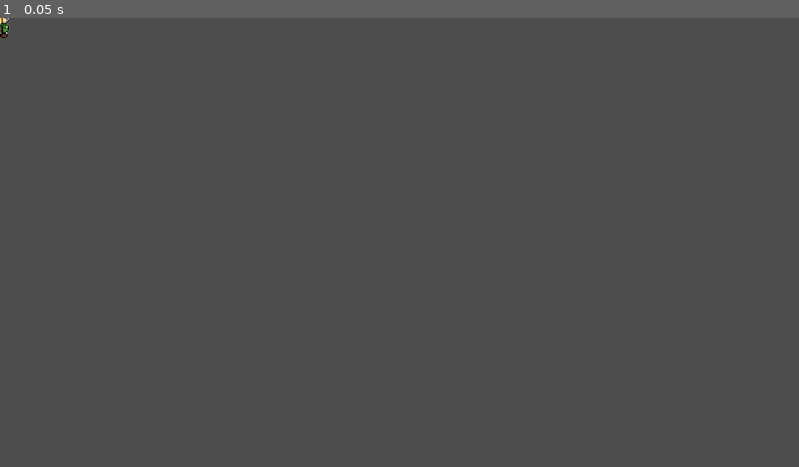
Above: before the commit, frame 1.
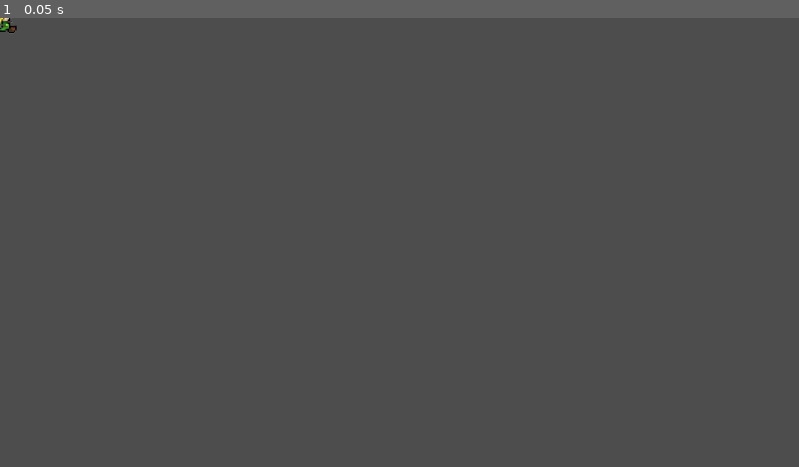
Above: after the commit, the same moment.

Repository: juan-hernandez-96/Final-Project
Game: Godot game, scene res://mega.tscn
Same seed, same stepped clock (60 frames per second), same inputs: the game is played once before the commit and once after it. The project has no main scene, so this scene is started directly.
Inputs:
- Up to frame 1 (0.05 s): no input

The runs differ from the first frame. In frame 1, less than 0.1% of the frame differs, in the area x 0-3%, y 0-5%.

Commit message:
elf-cont

Diff:
--- a/mega.tscn
+++ b/mega.tscn
@@ -1,12 +1,53 @@
-[gd_scene load_steps=2 format=3 uid="uid://ckxad18w3ww7g"]
+[gd_scene load_steps=5 format=3 uid="uid://ckxad18w3ww7g"]
 
 [ext_resource type="Texture2D" uid="uid://8c8crufa5in" path="res://images/9f9f84cf1661937bb8cfcfee04dcef67-removebg-preview.png" id="1_2uklg"]
+
+[sub_resource type="Animation" id="Animation_2uklg"]
+resource_name = "wlk-rght"
+length = 0.8
+loop_mode = 1
+tracks/0/type = "value"
+tracks/0/imported = false
+tracks/0/enabled = true
+tracks/0/path = NodePath(".:frame")
+tracks/0/interp = 1
+tracks/0/loop_wrap = true
+tracks/0/keys = {
+"times": PackedFloat32Array(-0.0333333, 0.1, 0.2, 0.3, 0.4, 0.5, 0.6, 0.7, 0.8),
+"transitions": PackedFloat32Array(1, 1, 1, 1, 1, 1, 1, 1, 1),
+"update": 1,
+"values": [70, 71, 72, 73, 74, 75, 76, 77, 75]
+}
+
+[sub_resource type="Animation" id="Animation_hd6xd"]
+length = 0.001
+tracks/0/type = "value"
+tracks/0/imported = false
+tracks/0/enabled = true
+tracks/0/path = NodePath(".:frame")
+tracks/0/interp = 1
+tracks/0/loop_wrap = true
+tracks/0/keys = {
+"times": PackedFloat32Array(0),
+"transitions": PackedFloat32Array(1),
+"update": 1,
+"values": [77]
+}
+
+[sub_resource type="AnimationLibrary" id="AnimationLibrary_mific"]
+_data = {
+&"RESET": SubResource("Animation_hd6xd"),
+&"wlk-rght": SubResource("Animation_2uklg")
+}
 
 [node name="elf" type="Sprite2D"]
 texture_filter = 1
 texture = ExtResource("1_2uklg")
 hframes = 10
 vframes = 8
-frame = 30
+frame = 77
 
 [node name="AnimationPlayer" type="AnimationPlayer" parent="."]
+libraries = {
+&"": SubResource("AnimationLibrary_mific")
+}
